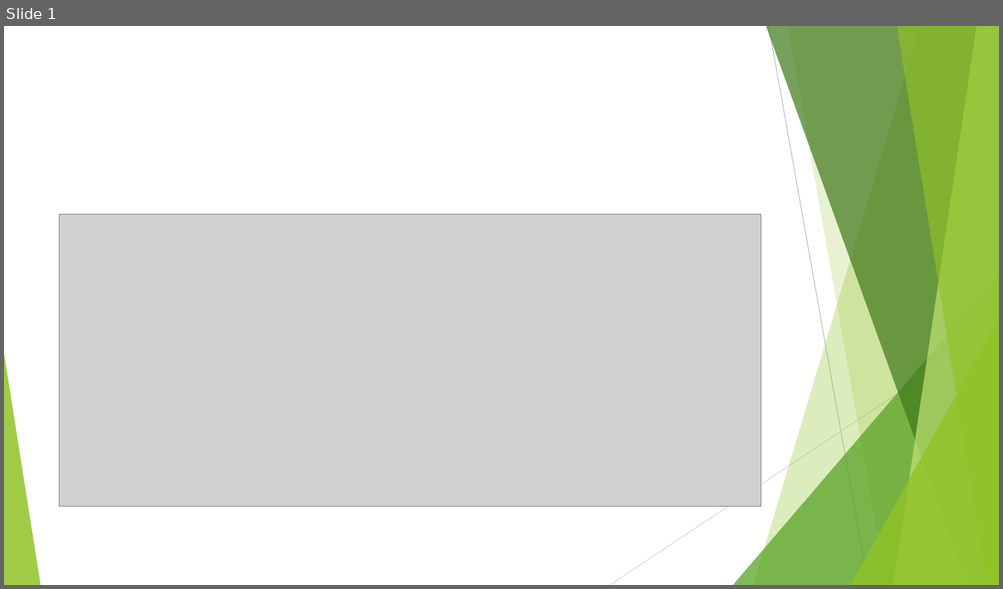
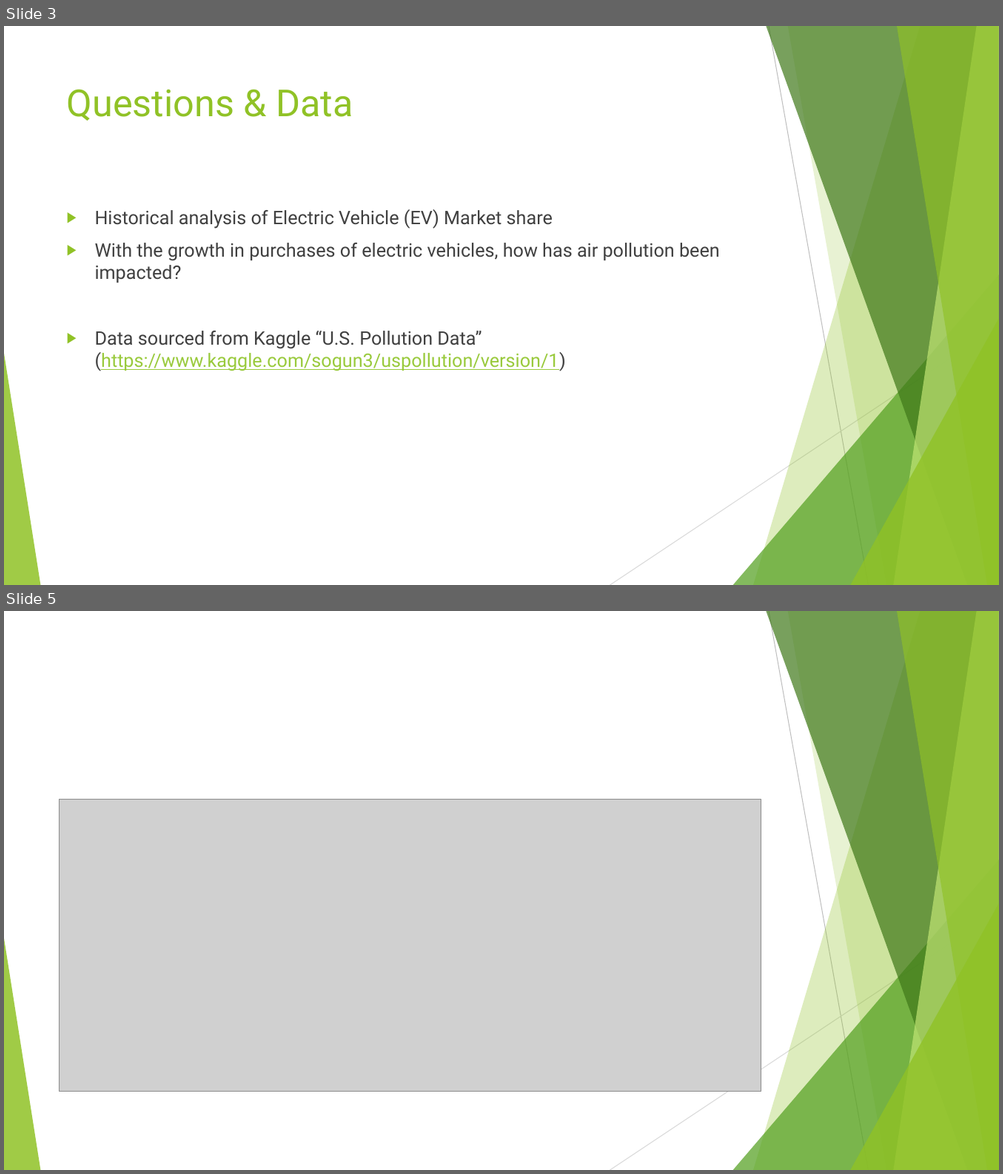
Before and after one commit to Barbara-Gordon/Team9, a slide deck: Presentation1.pptx. Shown one above the other, each under a label of ours: slide 1 before the commit, slides 3 and 5 after it; the slides between them are not shown. The pictures are 1003x589 and 1003x1174 pixels, drawn with LibreOffice and Linux fonts; fonts in the diff are those of the drawing; grey boxes stand for pictures. Boxes give left, top, right and bottom in pixels: in the first picture for what was removed or moved away, otherwise in the second. Text is boxed around its words. In the diff, an @@ line names an element or a change of style, - is before the commit and + after.

```diff
--- a/Presentation1.pptx
+++ b/Presentation1.pptx
@@ slide 3 added at [4, 26, 999, 585], background #FFFFFF; not listed: 10 template elements that a slide beside it also shows @@
@@ title added at [67, 89, 353, 121], 36 pt, text #90C226 @@
+Questions & Data
@@ text added at [95, 210, 720, 372], 18 pt, text #404040 @@
+▶ Historical analysis of Electric Vehicle (EV) Market share
+▶ With the growth in purchases of electric vehicles, how has air pollution been impacted?
+▶ Data sourced from Kaggle “U.S. Pollution Data” (https://www.kaggle.com/sogun3/uspollution/version/1)
@@ what was slide 1 is now slide 5 @@
```
Also in this commit, not shown: 9 other slides added, 1 other file.
